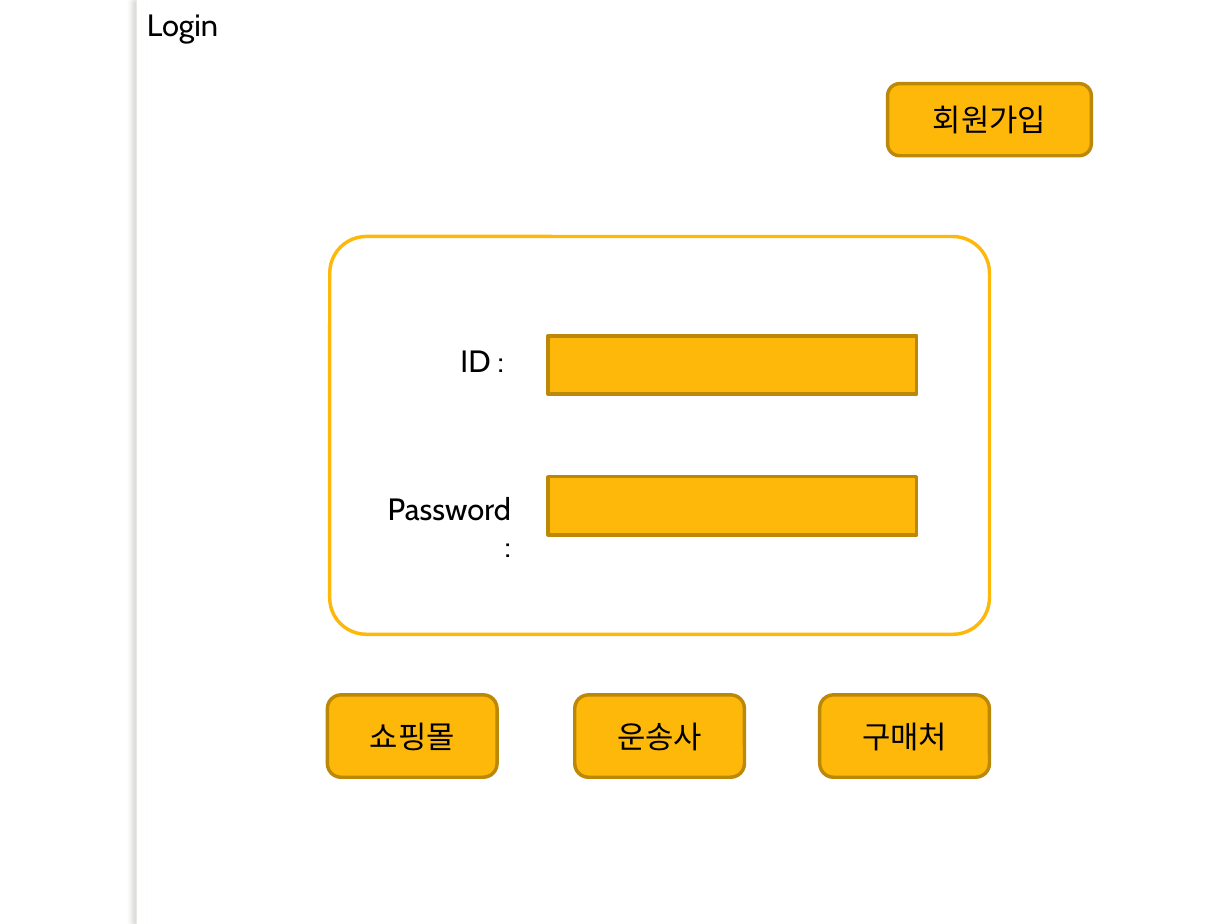
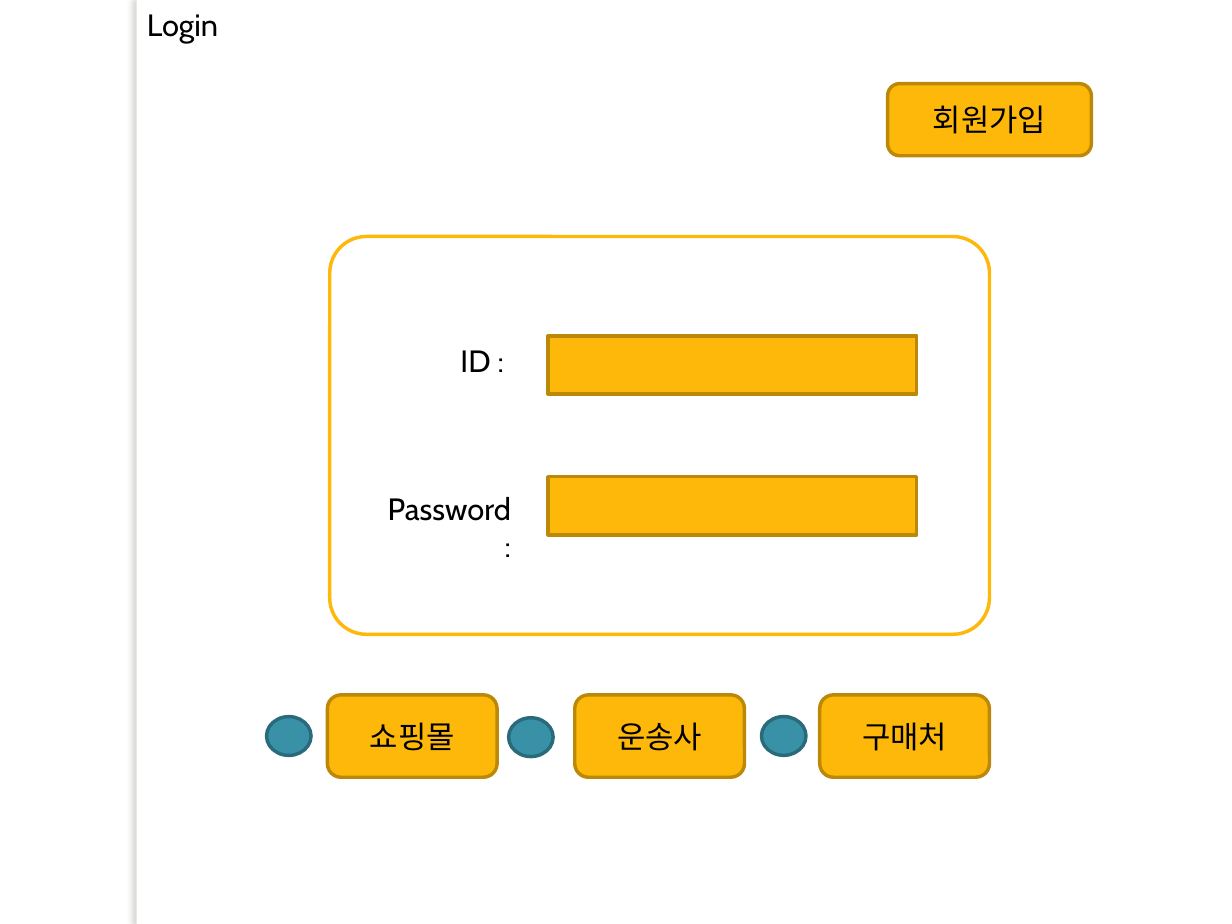
Before and after one commit to lx9203/fulfillmentBlue, a slide deck: slide 4 of 프레젠테이션1.pptx. Drawn at 1232x924 pixels with LibreOffice and Linux fonts; fonts in the diff are those of the drawing; background and template pictures are left out. Boxes give left, top, right and bottom in pixels: in the first picture for what was removed or moved away, otherwise in the second. Text is boxed around its words. In the diff, an @@ line names an element or a change of style, - is before the commit and + after.

```diff
--- a/프레젠테이션1.pptx
+++ b/프레젠테이션1.pptx
@@ ellipse added at (x1=266, y1=717, x2=310, y2=755), fill #3891A7, outline #296B7C 2 pt @@
@@ ellipse added at (x1=509, y1=718, x2=553, y2=756), fill #3891A7, outline #296B7C 2 pt @@
@@ ellipse added at (x1=761, y1=717, x2=806, y2=755), fill #3891A7, outline #296B7C 2 pt @@
```
Also in this commit, not shown: 9 other slides changed, 1 slide added, 2 slides removed.
